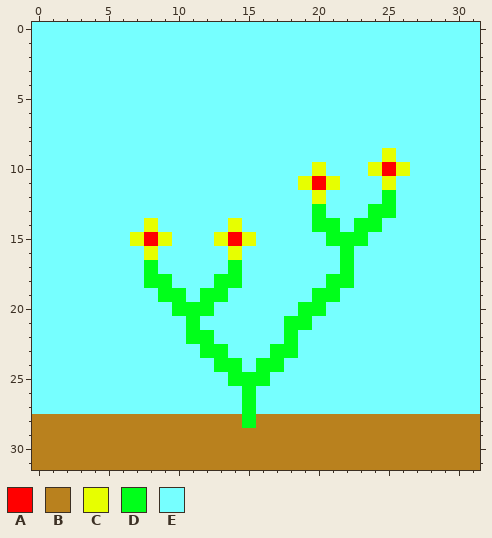
Edited in one commit: pixel-art sprite (images/inputimage1.png). Above: the version before the commit.
The file is 32x32 pixels.
Palette (. is transparent): A #ff0000  B #b9811e  C #e7ff00  D #00ff1a  E #76ffff
Pixels before, first column x 0:
 0 EEEEEEEEEEEEEEEEEEEEEEEEEEEEEEEE
 1 EEEEEEEEEEEEEEEEEEEEEEEEEEEEEEEE
 2 EEEEEEEEEEEEEEEEEEEEEEEEEEEEEEEE
 3 EEEEEEEEEEEEEEEEEEEEEEEEEEEEEEEE
 4 EEEEEEEEEEEEEEEEEEEEEEEEEEEEEEEE
 5 EEEEEEEEEEEEEEEEEEEEEEEEEEEEEEEE
 6 EEEEEEEEEEEEEEEEEEEEEEEEEEEEEEEE
 7 EEEEEEEEEEEEEEEEEEEEEEEEEEEEEEEE
 8 EEEEEEEEEEEEEEEEEEEEEEEEEEEEEEEE
 9 EEEEEEEEEEEEEEEEEEEEEEEEECEEEEEE
10 EEEEEEEEEEEEEEEEEEEECEEECACEEEEE
11 EEEEEEEEEEEEEEEEEEECACEEECEEEEEE
12 EEEEEEEEEEEEEEEEEEEECEEEEDEEEEEE
13 EEEEEEEEEEEEEEEEEEEEDEEEDDEEEEEE
14 EEEEEEEECEEEEECEEEEEDDEDDEEEEEEE
15 EEEEEEECACEEECACEEEEEDDDEEEEEEEE
16 EEEEEEEECEEEEECEEEEEEEDEEEEEEEEE
17 EEEEEEEEDEEEEEDEEEEEEEDEEEEEEEEE
18 EEEEEEEEDDEEEDDEEEEEEDDEEEEEEEEE
19 EEEEEEEEEDDEDDEEEEEEDDEEEEEEEEEE
20 EEEEEEEEEEDDDEEEEEEDDEEEEEEEEEEE
21 EEEEEEEEEEEDEEEEEEDDEEEEEEEEEEEE
22 EEEEEEEEEEEDDEEEEEDEEEEEEEEEEEEE
23 EEEEEEEEEEEEDDEEEDDEEEEEEEEEEEEE
24 EEEEEEEEEEEEEDDEDDEEEEEEEEEEEEEE
25 EEEEEEEEEEEEEEDDDEEEEEEEEEEEEEEE
26 EEEEEEEEEEEEEEEDEEEEEEEEEEEEEEEE
27 EEEEEEEEEEEEEEEDEEEEEEEEEEEEEEEE
28 BBBBBBBBBBBBBBBDBBBBBBBBBBBBBBBB
29 BBBBBBBBBBBBBBBBBBBBBBBBBBBBBBBB
30 BBBBBBBBBBBBBBBBBBBBBBBBBBBBBBBB
31 BBBBBBBBBBBBBBBBBBBBBBBBBBBBBBBB
Once edited:
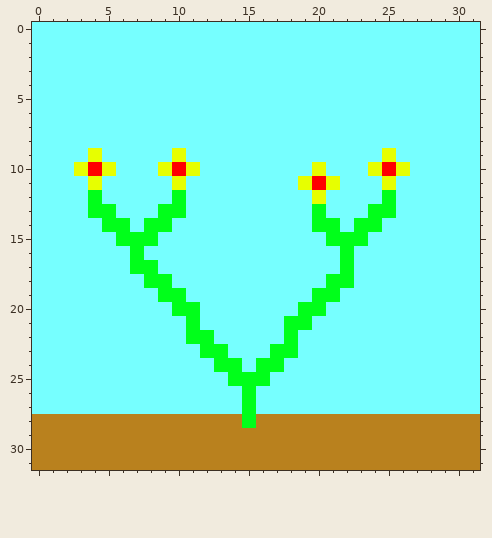
What changed:
{"y":9,"x":4,"old":"E","new":"C"}
{"y":9,"x":10,"old":"E","new":"C"}
{"y":10,"x":3,"old":"EEE","new":"CAC"}
{"y":10,"x":9,"old":"EEE","new":"CAC"}
{"y":11,"x":4,"old":"E","new":"C"}
{"y":11,"x":10,"old":"E","new":"C"}
{"y":12,"x":4,"old":"E","new":"D"}
{"y":12,"x":10,"old":"E","new":"D"}
{"y":13,"x":4,"old":"EE","new":"DD"}
{"y":13,"x":9,"old":"EE","new":"DD"}
{"y":14,"x":5,"old":"EE","new":"DD"}
{"y":14,"x":8,"old":"CE","new":"DD"}
{"y":14,"x":14,"old":"C","new":"E"}
{"y":15,"x":6,"old":"ECAC","new":"DDDE"}
{"y":15,"x":13,"old":"CAC","new":"EEE"}
{"y":16,"x":7,"old":"EC","new":"DE"}
{"y":16,"x":14,"old":"C","new":"E"}
{"y":17,"x":7,"old":"E","new":"D"}
{"y":17,"x":14,"old":"D","new":"E"}
{"y":18,"x":13,"old":"DD","new":"EE"}
{"y":19,"x":12,"old":"DD","new":"EE"}
{"y":20,"x":12,"old":"D","new":"E"}
{"label":"changed","picture_box":[74,148,256,316]}
